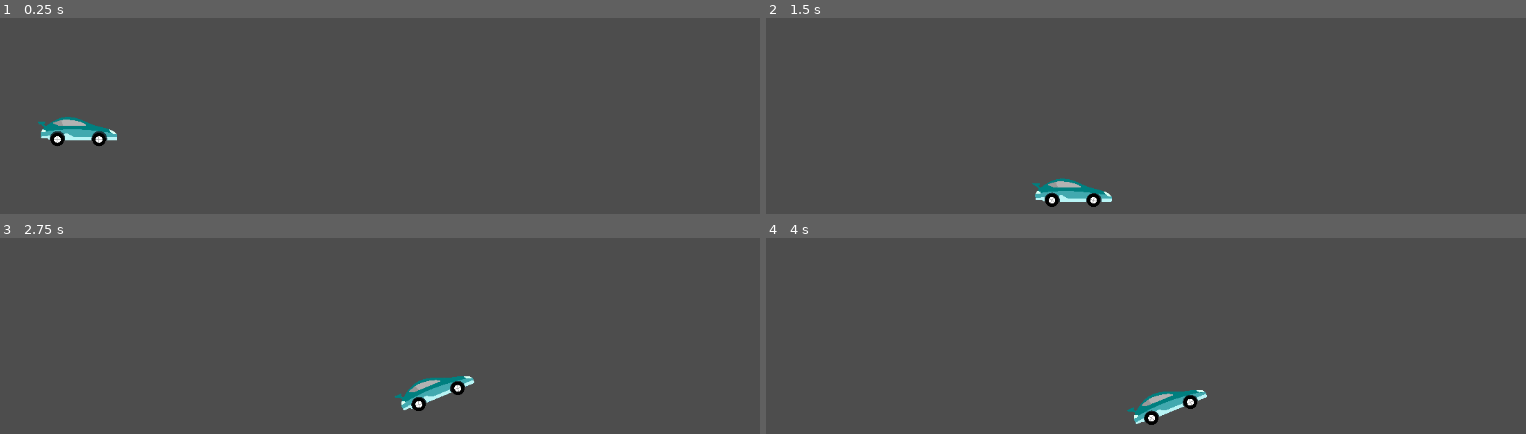
Above: before the commit, frames 1-4 (two rows, left to right).
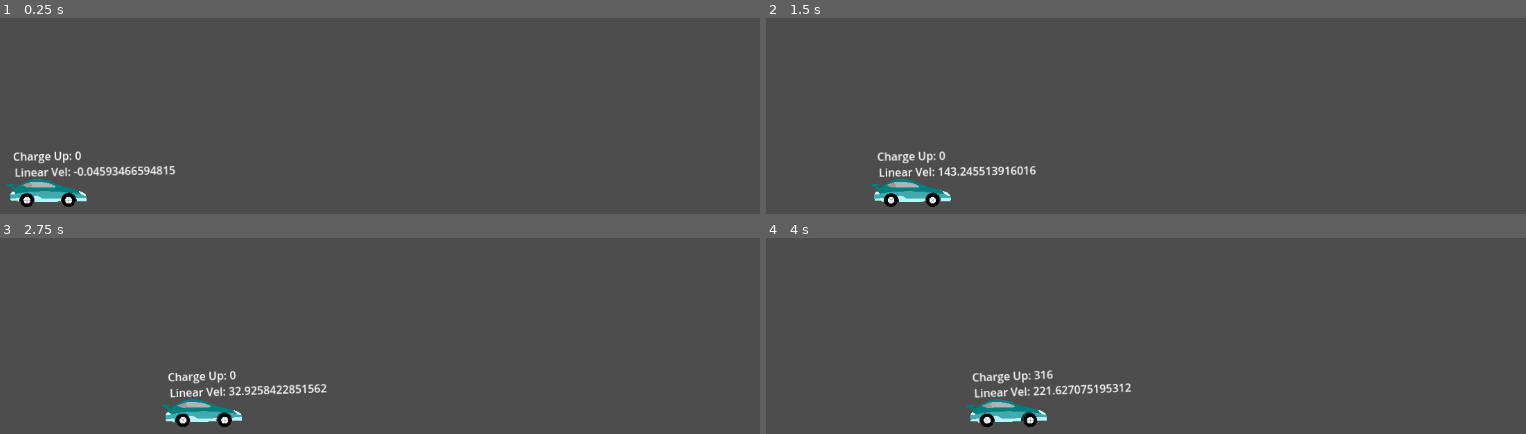
Above: after the commit, the same moments.

Repository: marquezp/car-game
Game: Godot game, scene res://Stage/game.tscn
Same seed, same stepped clock (60 frames per second), same inputs: the game is played once before the commit and once after it. Before the commit the project has no main scene; this scene is started directly in both runs.
Inputs (mouse positions are in pixels of both pictures, inside the frame that each line leads up to):
- Up to frame 1 (0.25 s): no input
- Up to frame 2 (1.5 s): tap Enter (ui_accept) at 0.5 s; move the mouse to (1305, 25) at 0.52 s; hold Enter (ui_accept) 0.53-1.25 s; click (1305, 25) at 0.67 s; drag from (963, 70) to (1085, 137) at 1.27 s
- Up to frame 3 (2.75 s): move the mouse to (outside the picture) at 2.02 s; hold Shift from 2.03 s (still down); click (outside the picture) at 2.17 s; tap Enter (ui_accept) at 2.3 s
- Up to frame 4 (4 s): release Shift at 2.75 s; drag from (1085, 357) to (outside the picture) at 2.77 s; move the mouse to (1366, 334) at 3.52 s; hold Enter (ui_accept) from 3.53 s (still down); tap Space at 3.6 s; click (1366, 334) at 3.67 s

The runs differ from the first frame. In frame 1, 2.7% of the frame differs, in the area x 0-24%, y 50-97%; in frame 2, 2.7%; in frame 3, 2.7%; in frame 4, 2.7%.

Commit message:
added charge up and carpet functionality

Diff:
--- a/Car/car.gd
+++ b/Car/car.gd
@@ -1,13 +1,42 @@
 extends RigidBody2D
 @onready var car: RigidBody2D = $"."
+@onready var charge_up_label: Label = $ChargeUpLabel
+@onready var linear_velocity_label: Label = $LinearVelocityLabel
+@export var max_charge = 2000
 
-@export var speed = 10000
+var charge_increment = 1000
+var current_charge= 0
+var slow_down_rate = 0
+var is_slowing_down: bool = false
 var wheels = []
+
+func start_slowing_down(rate):
+	slow_down_rate = rate
+	is_slowing_down = true
+
+func stop_slowing_down():
+	is_slowing_down = false
 
 func _ready():
 	wheels = get_tree().get_nodes_in_group("wheel")
 
+func _input(event):
+	# charge button released, apply the impulse
+	if event.is_action_released("ui_accept"):
+		print(current_charge)
+		for wheel in wheels:
+			wheel.apply_torque_impulse(current_charge * 60)
+		current_charge = 0
+
 func _physics_process(delta: float) -> void:
-	if Input.is_action_just_pressed("ui_accept"):
-		for wheel in wheels:
-			wheel.apply_torque_impulse(speed * delta * 60)
+	# Charging the car
+	if Input.is_action_pressed("ui_accept"):
+		current_charge = move_toward(current_charge,max_charge,delta * charge_increment)
+
+	# Display debug info
+	charge_up_label.	text = "Charge Up: " + str(int(current_charge))
+	linear_velocity_label.text = "Linear Vel: " + str(car.linear_velocity.x)
+
+	# Check for carpet
+	if is_slowing_down:
+		car.linear_velocity.x = clamp(car.linear_velocity.x - slow_down_rate, 5, car.linear_velocity.x)
--- a/Car/car.tscn
+++ b/Car/car.tscn
@@ -1,11 +1,8 @@
-[gd_scene load_steps=5 format=3 uid="uid://cv70fssniyws5"]
+[gd_scene load_steps=4 format=3 uid="uid://cv70fssniyws5"]
 
 [ext_resource type="Script" path="res://Car/car.gd" id="1_k1ttg"]
 [ext_resource type="Texture2D" uid="uid://b2f68efbdbgqc" path="res://Assets/car_beta.png" id="2_gpuoq"]
 [ext_resource type="PackedScene" uid="uid://cu13e2iqguwya" path="res://Wheel/wheel.tscn" id="3_hla4v"]
-
-[sub_resource type="RectangleShape2D" id="RectangleShape2D_87kex"]
-size = Vector2(109, 47)
 
 [node name="Car" type="RigidBody2D"]
 gravity_scale = 2.0
@@ -16,9 +13,9 @@
 scale = Vector2(-0.037, 0.038)
 texture = ExtResource("2_gpuoq")
 
-[node name="CollisionShape2D" type="CollisionShape2D" parent="."]
-position = Vector2(19, -6)
-shape = SubResource("RectangleShape2D_87kex")
+[node name="CollisionPolygon2D" type="CollisionPolygon2D" parent="."]
+position = Vector2(5, 1)
+polygon = PackedVector2Array(-31, 17, -34, 14, -43, 14, -43, 4, -19, -13, 9, -13, 31, -5, 63, 6, 66, 9, 66, 16, 52, 16, 49, 7, 41, 4, 34, 6, 29, 12, 10, 12, 2, 12, -9, 12, -14, 6, -20, 4, -27, 6, -31, 12)
 
 [node name="WheelHolder" type="PinJoint2D" parent="."]
 position = Vector2(-15, 17)
@@ -35,3 +32,16 @@
 softness = 1.0
 
 [node name="Wheel" parent="WheelHolder2" instance=ExtResource("3_hla4v")]
+
+[node name="ChargeUpLabel" type="Label" parent="."]
+offset_left = -34.0
+offset_top = -60.0
+offset_right = 18.0
+offset_bottom = -37.0
+text = "Speed:"
+
+[node name="LinearVelocityLabel" type="Label" parent="."]
+offset_left = -32.0
+offset_top = -37.0
+offset_right = 8.0
+offset_bottom = -14.0
--- /dev/null
+++ b/Stage/carpet.gd
@@ -0,0 +1,19 @@
+extends Area2D
+
+@export var slowdown_rate: float = 30
+
+func _ready():
+	connect("body_entered", self._on_body_entered)
+	connect("body_exited", self._on_body_exited)
+
+func _on_body_entered(body):
+	# Send the message to start slowing down
+	if body.name == "Car" and body.has_method("start_slowing_down"):
+		body.start_slowing_down(slowdown_rate)
+		print("entered carpet")
+
+func _on_body_exited(body):
+	# Send the message to stop slowing down
+	if body.name == "Car" and body.has_method("stop_slowing_down"):
+		body.stop_slowing_down()
+		print("passed carpet")
--- /dev/null
+++ b/Stage/carpet.tscn
@@ -0,0 +1,11 @@
+[gd_scene load_steps=3 format=3 uid="uid://bun32233l0ftl"]
+
+[ext_resource type="Script" path="res://Stage/carpet.gd" id="1_fkrdo"]
+
+[sub_resource type="RectangleShape2D" id="RectangleShape2D_mwjmn"]
+
+[node name="Carpet" type="Area2D"]
+script = ExtResource("1_fkrdo")
+
+[node name="CollisionShape2D" type="CollisionShape2D" parent="."]
+shape = SubResource("RectangleShape2D_mwjmn")
--- a/Stage/game.tscn
+++ b/Stage/game.tscn
@@ -1,5 +1,6 @@
-[gd_scene load_steps=19 format=3 uid="uid://cxie5le7qqpdg"]
+[gd_scene load_steps=20 format=3 uid="uid://cxie5le7qqpdg"]
 
+[ext_resource type="PackedScene" uid="uid://bun32233l0ftl" path="res://Stage/carpet.tscn" id="1_6vxmh"]
 [ext_resource type="PackedScene" uid="uid://cv70fssniyws5" path="res://Car/car.tscn" id="1_tosj2"]
 [ext_resource type="Script" path="res://addons/rmsmartshape/shapes/shape.gd" id="2_jwtaw"]
 [ext_resource type="Script" path="res://addons/rmsmartshape/vertex_properties.gd" id="3_pclng"]
@@ -97,26 +98,38 @@
 
 [node name="Game" type="Node"]
 
-[node name="StaticBody2D" type="StaticBody2D" parent="."]
+[node name="Carpet" parent="." instance=ExtResource("1_6vxmh")]
+position = Vector2(401, 486)
+scale = Vector2(4.72, 6.68)
+
+[node name="Floor" type="StaticBody2D" parent="."]
 position = Vector2(561, 587)
 
-[node name="CollisionShape2D" type="CollisionShape2D" parent="StaticBody2D"]
+[node name="CollisionShape2D" type="CollisionShape2D" parent="Floor"]
 position = Vector2(-1, 5)
 shape = SubResource("RectangleShape2D_xl807")
 
 [node name="Car" parent="." instance=ExtResource("1_tosj2")]
-position = Vector2(154, 383)
+position = Vector2(110, 526)
 
-[node name="StaticBody2D2" type="StaticBody2D" parent="."]
+[node name="Ramp" type="StaticBody2D" parent="."]
 position = Vector2(814, 557)
 
-[node name="SS2D_Shape" type="Node2D" parent="StaticBody2D2"]
+[node name="SS2D_Shape" type="Node2D" parent="Ramp"]
 position = Vector2(60.6594, -50.5495)
 script = ExtResource("2_jwtaw")
 _points = SubResource("Resource_asu6i")
 shape_material = SubResource("Resource_rahly")
 collision_polygon_node_path = NodePath("../CollisionPolygon2D")
 
-[node name="CollisionPolygon2D" type="CollisionPolygon2D" parent="StaticBody2D2"]
+[node name="CollisionPolygon2D" type="CollisionPolygon2D" parent="Ramp"]
 modulate = Color(1, 1, 1, 0.3)
 polygon = PackedVector2Array(-200.935, -5.0549, 189.56, -168.077, 190.824, -15.1649, -200.935, -5.0549)
+
+[node name="LWall" type="StaticBody2D" parent="."]
+position = Vector2(-4, 242)
+scale = Vector2(0.0399976, 7.68)
+
+[node name="CollisionShape2D" type="CollisionShape2D" parent="LWall"]
+position = Vector2(-1, 5)
+shape = SubResource("RectangleShape2D_xl807")
--- a/Wheel/wheel.tscn
+++ b/Wheel/wheel.tscn
@@ -1,10 +1,13 @@
-[gd_scene load_steps=3 format=3 uid="uid://cu13e2iqguwya"]
+[gd_scene load_steps=4 format=3 uid="uid://cu13e2iqguwya"]
 
 [ext_resource type="Texture2D" uid="uid://cyalehwtkj3qw" path="res://Assets/car_beta_tire.png" id="1_bo7ji"]
+
+[sub_resource type="PhysicsMaterial" id="PhysicsMaterial_mvivu"]
 
 [sub_resource type="CircleShape2D" id="CircleShape2D_vggx5"]
 
 [node name="Wheel" type="RigidBody2D" groups=["wheel"]]
+physics_material_override = SubResource("PhysicsMaterial_mvivu")
 gravity_scale = 2.0
 
 [node name="Sprite2D" type="Sprite2D" parent="."]
--- a/project.godot
+++ b/project.godot
@@ -10,10 +10,10 @@
 
 [application]
 
-
 config/name="car-game"
-run/main_scene="res://game.tscn"
+run/main_scene="res://Stage/game.tscn"
 config/features=PackedStringArray("4.3", "Mobile")
+config/icon="res://icon.svg"
 
 [editor_plugins]
 
Not shown: 5 places in Stage/game.tscn that only renumber resources
